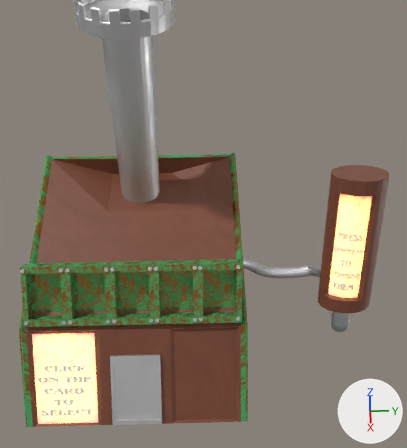
An edit to the Blender file blender/machineT1.blend, drawn before and after from the same camera.
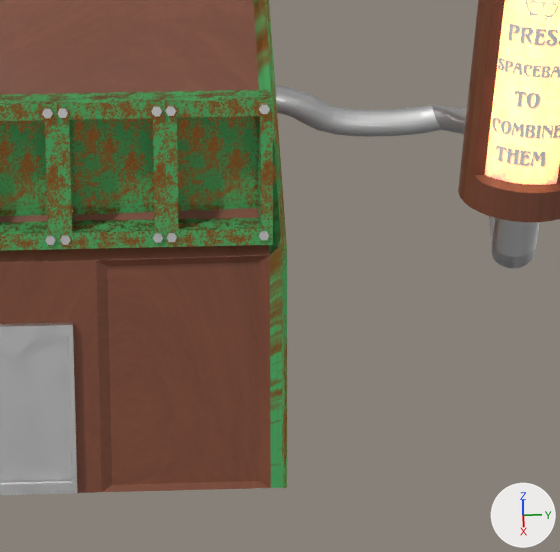
Old and new are each drawn from a camera (50 mm lens) standing at (7.4, 0.97, 7.67) and looking at (0.1, 1.17, 1.65) and again close up on the part from 32% to 88% of the width and 50% to 100% of the height. Every picture has the same lights, and +X, +Y and +Z are marked at lower right.

Objects in the first close-up: 'Body', 'Card Slots.002', 'Cube', 'Handle', 'Push Bar', 'Push Bar Face', 'Railing', 'Right Label'.
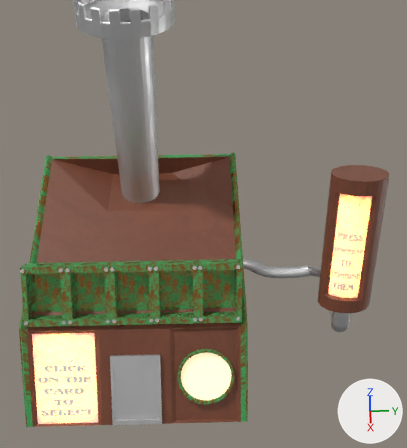
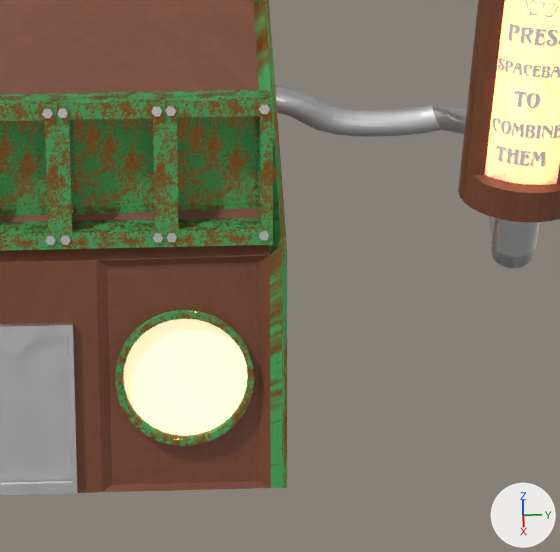
Commit message: updated machine for clock face

Location of each change, (x1, y1, x2, y2) in pixels of the close-ups (560 x 552 px):
'Clock Face', added: after (124, 319, 248, 436)
'Clock Rim', added: after (115, 309, 254, 446)

Patch to the scene script:
```diff
--- a/blender/machineT1.blend.py
+++ b/blender/machineT1.blend.py
@@ mat_vaguely_illuminated_plastic @@
+mat_vaguely_illuminated_plastic = principled_material('vaguely illuminated plastic')
+mat_vaguely_illuminated_plastic.base_color = (0.8, 0.8, 0.8)  # white #e7e7e7
+mat_vaguely_illuminated_plastic.emission_color = (0.753, 0.605, 0.27)  # yellow #e1cc8e
+mat_vaguely_illuminated_plastic.emission_strength = 1.0
@@ me_cylinder_026 @@
+me_cylinder_026.from_pydata(...)  # 32 vertices, 1 face; spans x -0.9..0.9, y -0.88..0.91, z -0.14
+me_cylinder_026.polygons.foreach_set('use_smooth', [True] * 1)
+me_cylinder_026.materials.append(mat_vaguely_illuminated_plastic)  # white #e7e7e7
@@ me_cylinder_025 @@
+me_cylinder_025.from_pydata(...)  # 128 vertices, 97 faces; spans x -1.0..1.0, y -1.0..1.0, z -1.0..1.0
+me_cylinder_025.polygons.foreach_set('use_smooth', [True] * 97)
+me_cylinder_025.materials.append(mat_old_bronze)
@@ ob_clock_face @@
+ob_clock_face = bpy.data.objects.new('Clock Face', me_cylinder_026)
+ob_clock_face.location = (1.714, 1.167, -0.311)
+ob_clock_face.rotation_euler = (0.0, 1.018, 0.0)  # degrees (0, 58, 0)
+ob_clock_face.scale = (0.472, 0.472, -0.0691)
@@ ob_clock_rim @@
+ob_clock_rim = bpy.data.objects.new('Clock Rim', me_cylinder_025)
+ob_clock_rim.location = (1.714, 1.167, -0.311)
+ob_clock_rim.rotation_euler = (0.0, 1.018, 0.0)  # degrees (0, 58, 0)
+ob_clock_rim.scale = (0.472, 0.472, -0.0691)
```
